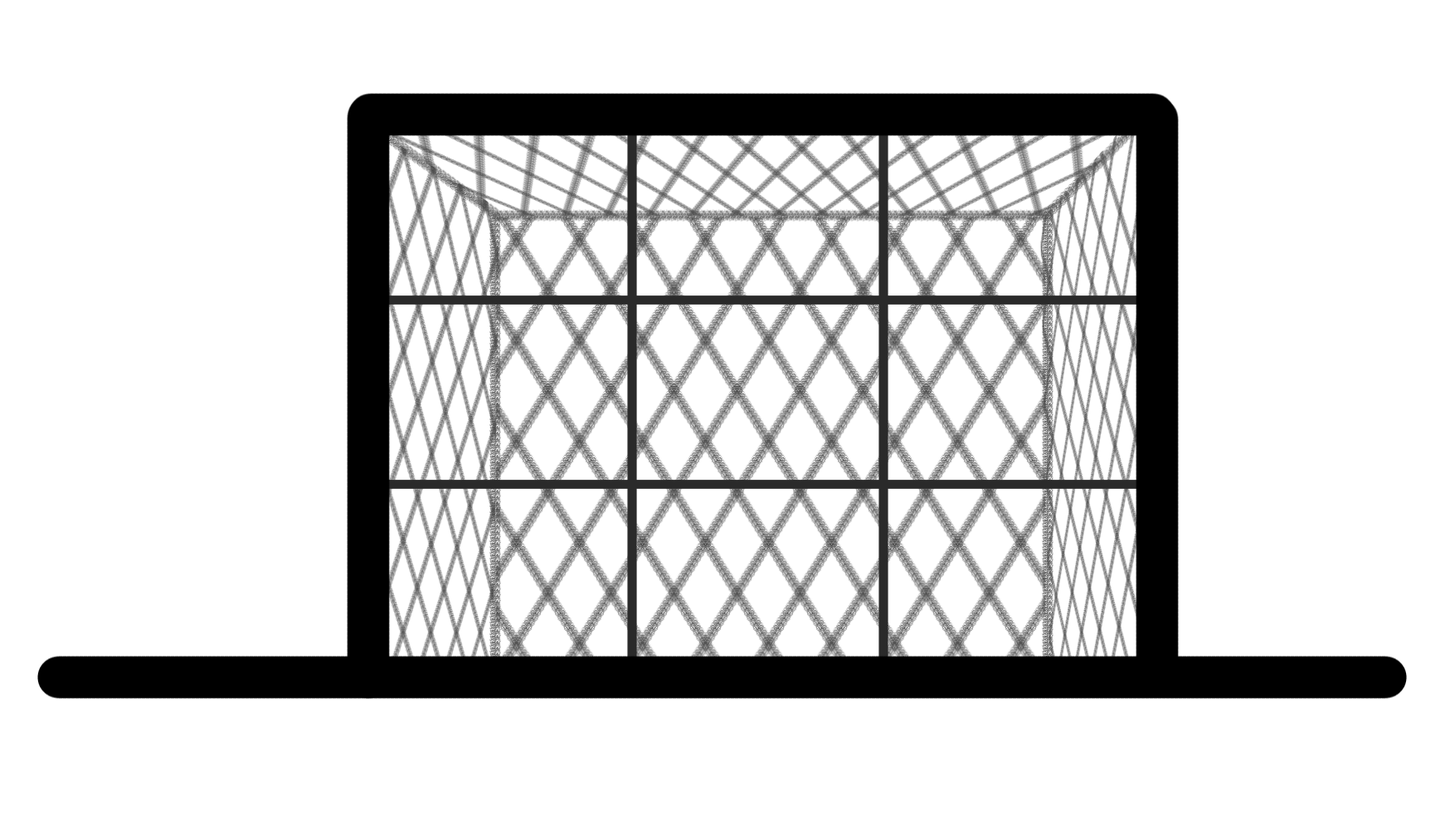
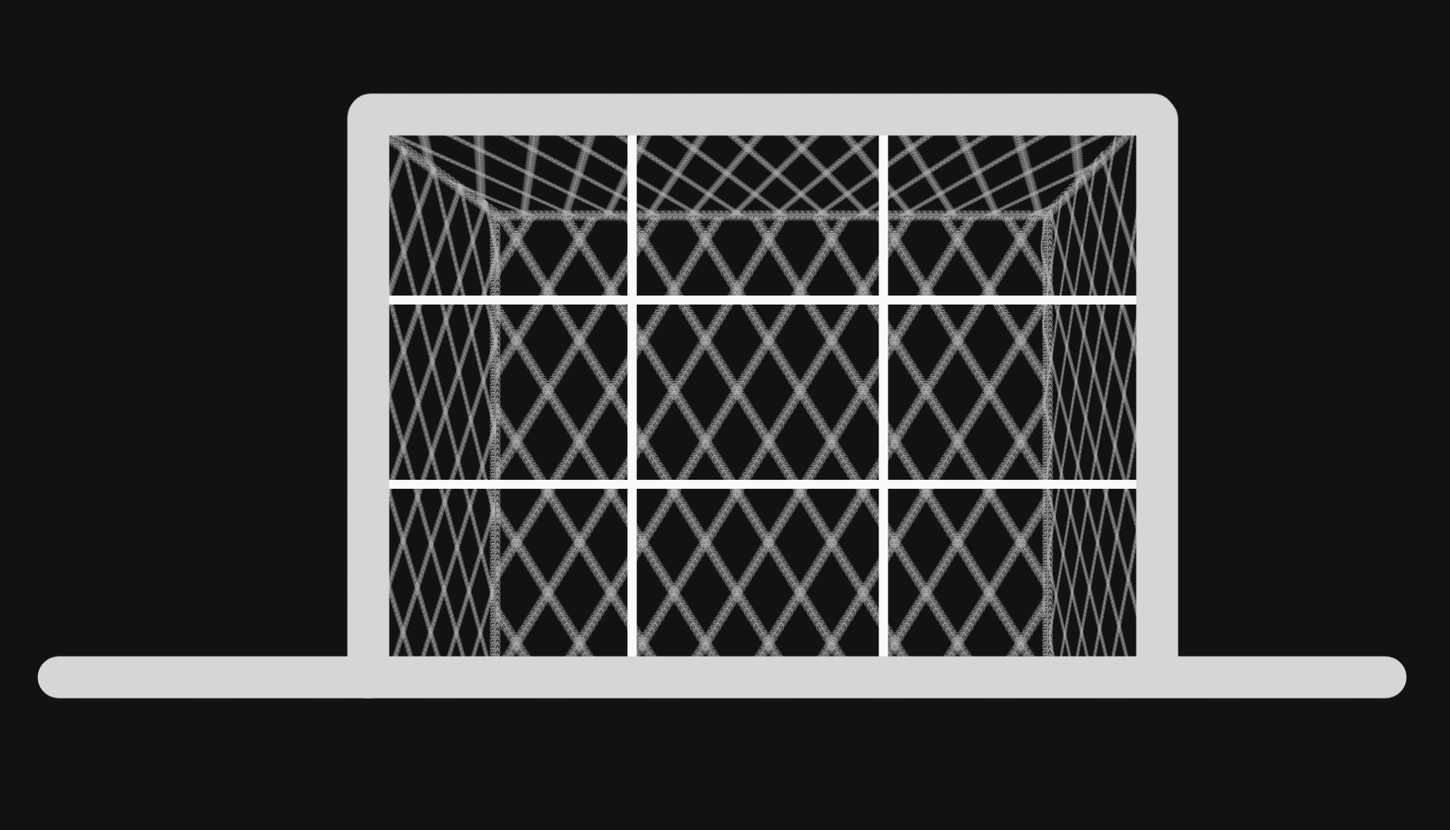
Comparing the layer stacks of the two 1450px x 830px images. Changes:
added layer "dark-marco-porteria" above "marco-porteria" over <box>37,92,1408,699</box>
renamed "equis compacta" to "marco-porteria", hid it over <box>37,92,1408,699</box>
added layer "dark-zonas-porteria" above "zonas-porteria" over <box>365,119,1159,671</box>
renamed "division porteria" to "zonas-porteria", hid it over <box>365,119,1159,671</box>
added layer "dark-malla" above "malla" over <box>378,128,1134,670</box>
hid "malla" over <box>378,128,1134,670</box>
added layer "dark-malla2" above "malla2" over <box>365,109,1160,684</box>
hid "malla2" over <box>365,109,1160,684</box>
added layer "dark-background" above "background" over <box>0,0,1450,830</box>
renamed "Background" to "background", hid it over <box>0,0,1450,830</box>
